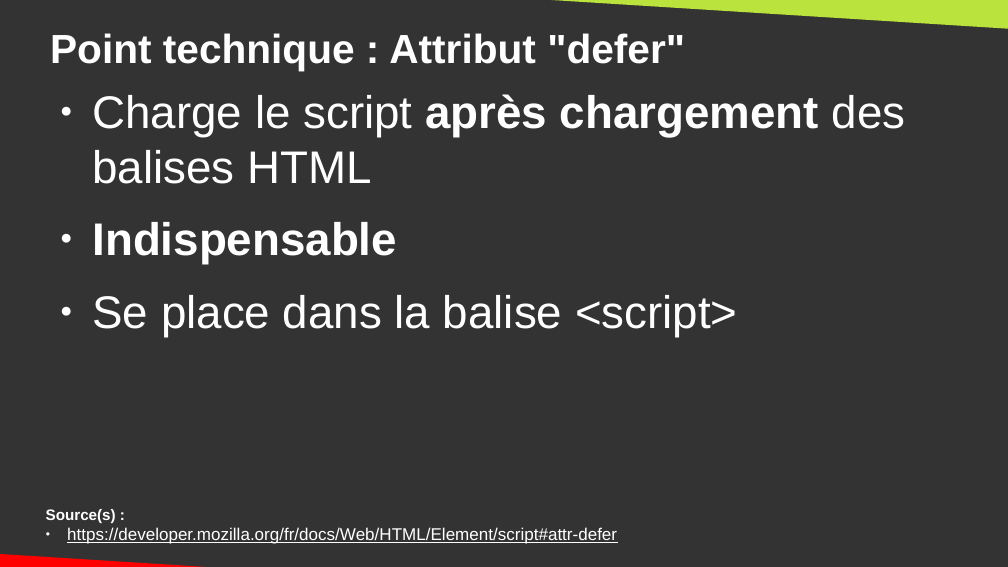
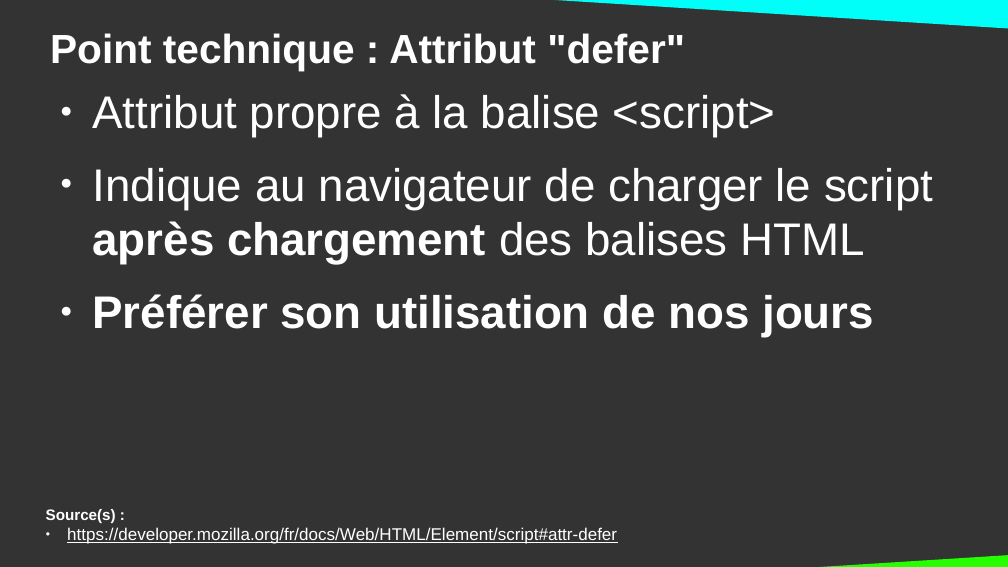
Before and after one commit to DanYellow/cours, a slide deck: slide 11 of integration-web-s2/travaux-pratiques/numero-5/presentation.odp (slide 8 before the commit). Drawn at 1008x567 pixels with LibreOffice and Linux fonts; fonts in the diff are those of the drawing. Boxes give left, top, right and bottom in pixels: in the first picture for what was removed or moved away, otherwise in the second. Text is boxed around its words. In the diff, an @@ line names an element or a change of style, - is before the commit and + after.

```diff
--- a/integration-web-s2/travaux-pratiques/numero-5/presentation.odp
+++ b/integration-web-s2/travaux-pratiques/numero-5/presentation.odp
@@ right triangle at (x1=491, y1=0, x2=1008, y2=29): fill #BBE33D to #00FFF8 @@
@@ text at (x1=93, y1=94, x2=933, y2=337): text changed @@
-● Charge le script après chargement des balises HTML
-● Indispensable
-● Se place dans la balise <script>
+● Attribut propre à la balise <script>
+● Indique au navigateur de charger le script après chargement des balises HTML
+● Préférer son utilisation de nos jours
@@ right triangle removed at (x1=0, y1=540, x2=299, y2=567) @@
@@ right triangle added at (x1=727, y1=540, x2=1008, y2=567), fill #25FF00 @@
```
Also in this commit, not shown: 31 other slides changed, 7 slides added, 3 slides removed, 6 other files.
